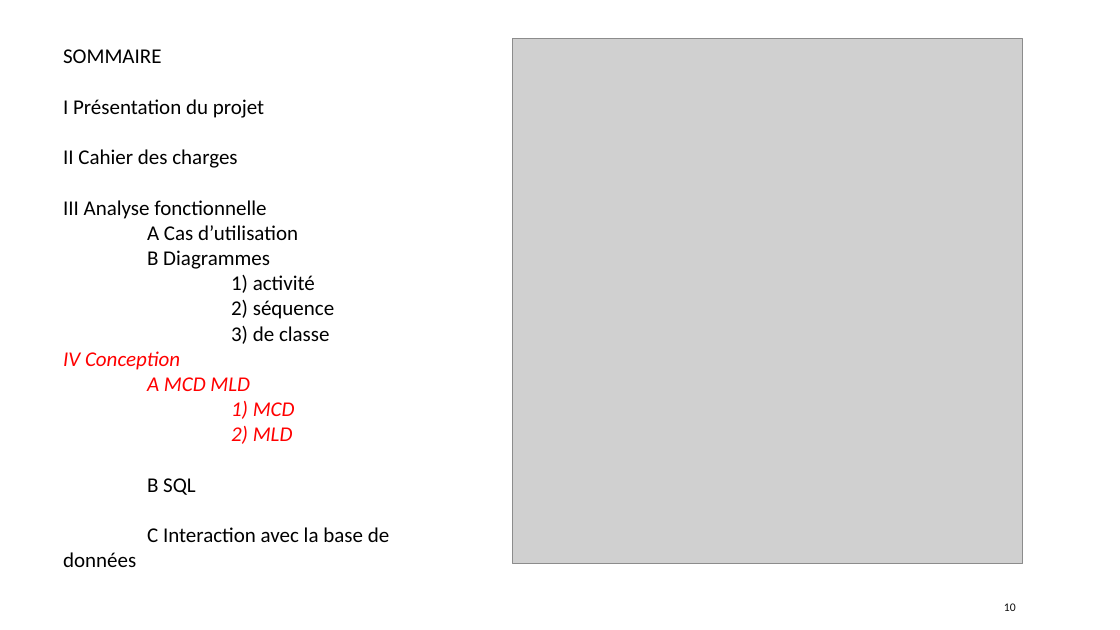
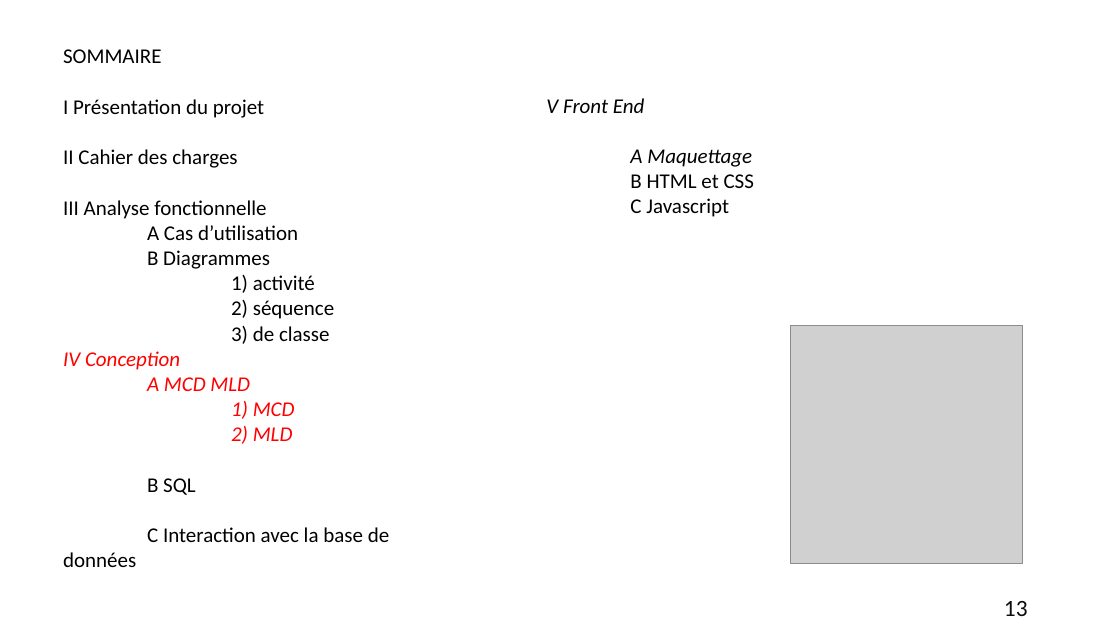
Before and after one commit to Laurette2032/REA, a slide deck: slide 13 of REA 1/Présentation Projet personnel_V2.pptx (slide 10 before the commit). Drawn at 1120x630 pixels with LibreOffice and Linux fonts; fonts in the diff are those of the drawing; grey boxes stand for pictures. Boxes give left, top, right and bottom in pixels: in the first picture for what was removed or moved away, otherwise in the second. Text is boxed around its words. In the diff, an @@ line names an element or a change of style, - is before the commit and + after.

```diff
--- a/REA 1/Présentation Projet personnel_V2.pptx
+++ b/REA 1/Présentation Projet personnel_V2.pptx
@@ text added at [546,98,754,217], 18 pt, text #000000 @@
+V Front End
+A Maquettage
+B HTML et CSS
+C Javascript
@@ picture: place and size @@
-picture at [513,39,1023,564]
+picture at [791,325,1023,564]
@@ page number at [1004,601,1028,616]: text changed; size 10 to 20 pt @@
-10
+13
```
Also in this commit, not shown: 14 other slides changed, 19 slides added, 1 slide removed, 27 other files.
